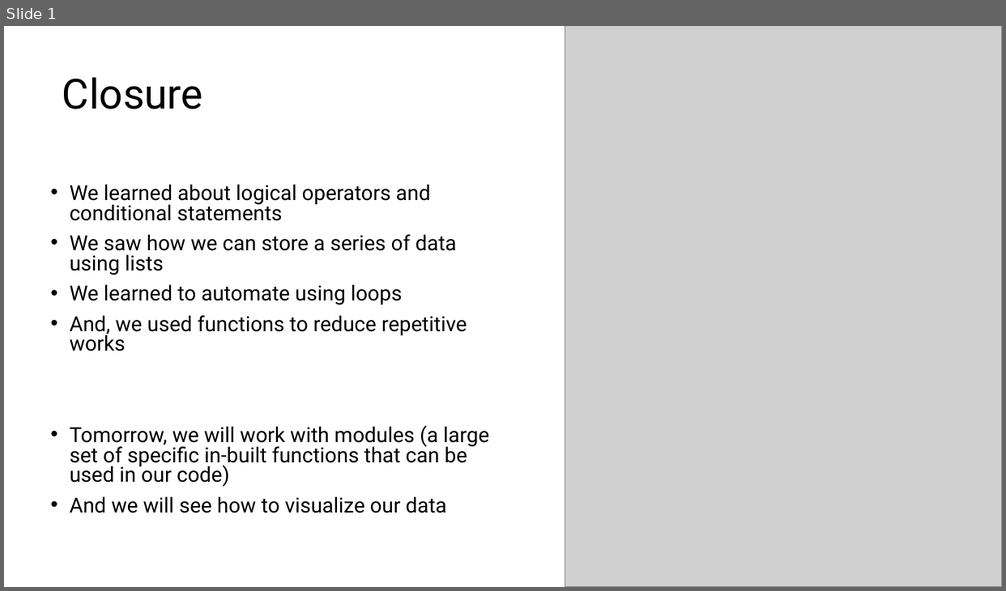
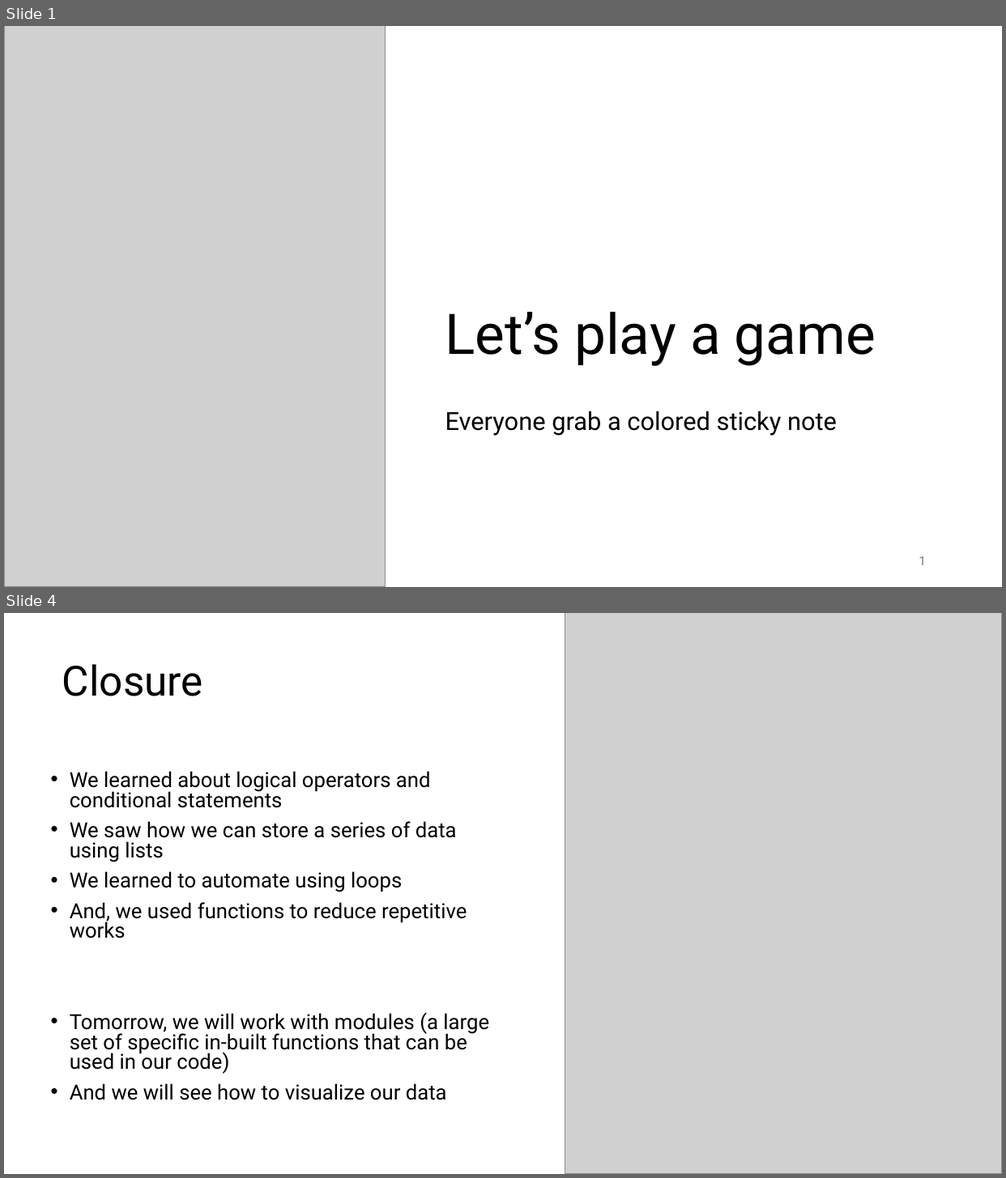
Before and after one commit to comp-comb/code4climate, a slide deck: tuesday/Code4Climate_Tuesday_AQImeaning.pptx. Shown one above the other, each under a label of ours: slide 1 before the commit, slides 1 and 4 after it; the slides between them are not shown. The pictures are 1006x591 and 1006x1178 pixels, drawn with LibreOffice and Linux fonts; fonts in the diff are those of the drawing; grey boxes stand for pictures. Boxes give left, top, right and bottom in pixels: in the first picture for what was removed or moved away, otherwise in the second. Text is boxed around its words. In the diff, an @@ line names an element or a change of style, - is before the commit and + after.

```diff
--- a/tuesday/Code4Climate_Tuesday_AQImeaning.pptx
+++ b/tuesday/Code4Climate_Tuesday_AQImeaning.pptx
@@ slide 1 added at [4, 26, 1002, 587], background #FFFFFF @@
@@ picture added at [4, 26, 385, 587] @@
@@ title added at [445, 312, 876, 366], 54 pt, text #000000 @@
+Let’s play a game
@@ text added at [445, 412, 837, 436], 24 pt, text #000000 @@
+Everyone grab a colored sticky note
@@ page number added at [918, 557, 926, 565], 12 pt, text #797979 @@
+1
@@ what was slide 1 is now slide 4 @@
```
Also in this commit, not shown: 2 other slides added.
